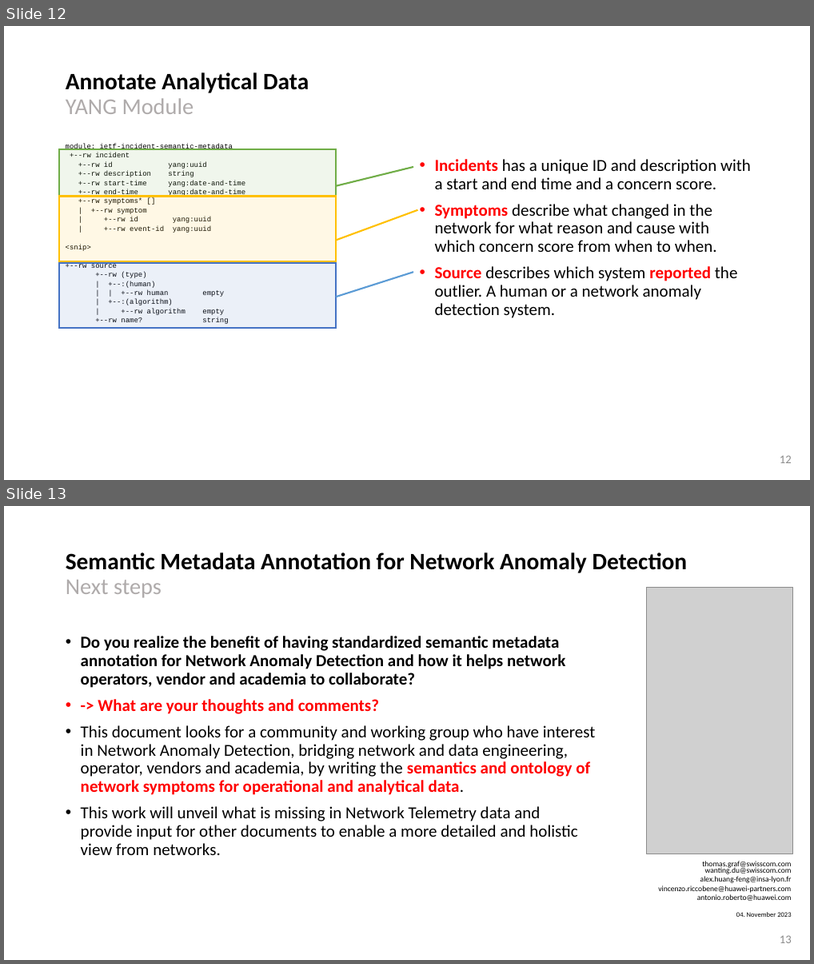
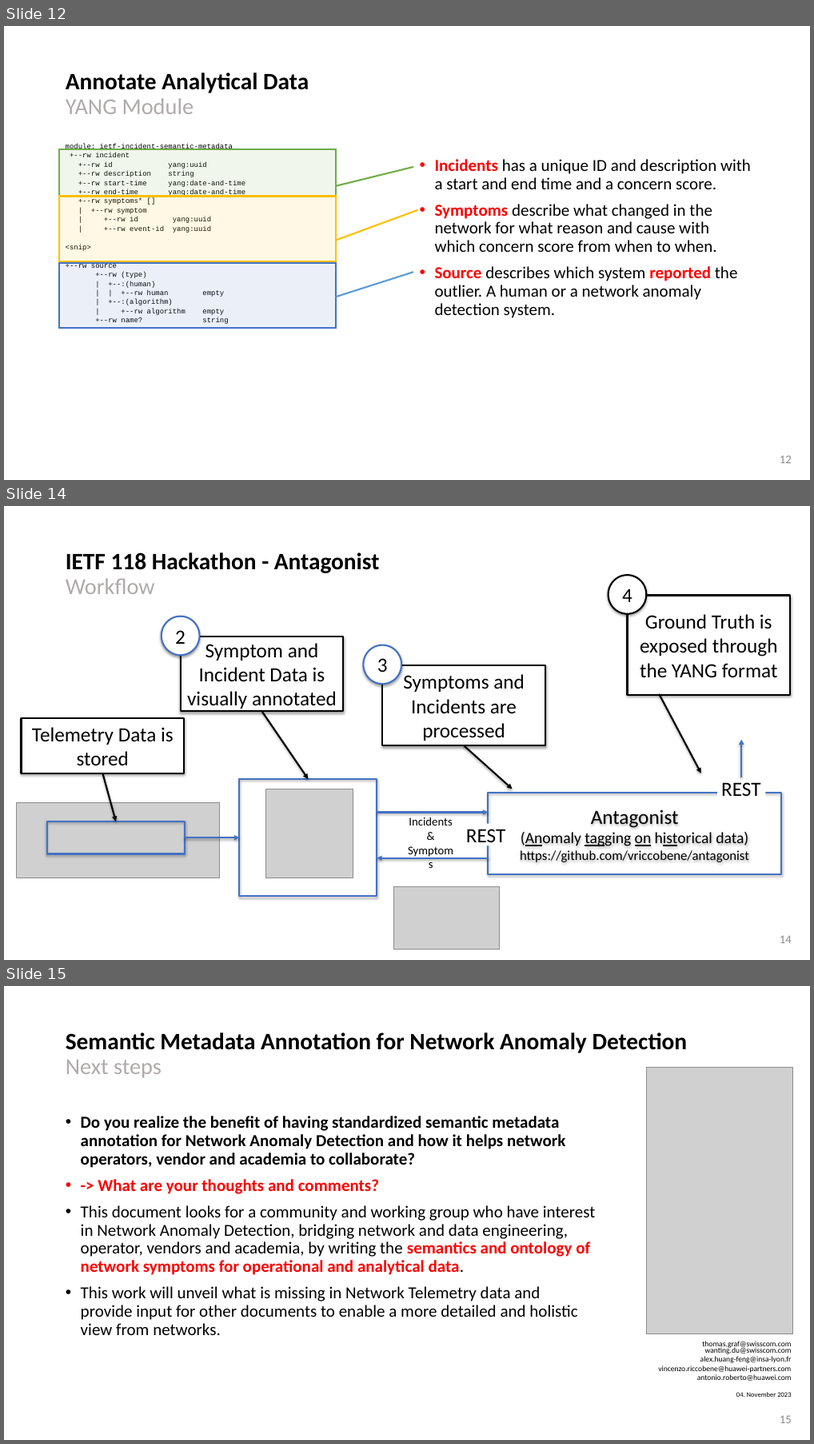
Before and after one commit to network-analytics/ietf-network-analytics-document-status, a slide deck: 118/NMRG/draft-netana-iepg-nmrg-network-anomaly-semantics-01.pptx. Shown one above the other, each under a label of ours: slides 12 and 13 before the commit, slides 12, 14 and 15 after it; the slides between them are not shown. The pictures are 814x964 and 814x1444 pixels, drawn with LibreOffice and Linux fonts; fonts in the diff are those of the drawing; grey boxes stand for pictures. Boxes give left, top, right and bottom in pixels: in the first picture for what was removed or moved away, otherwise in the second. Text is boxed around its words. In the diff, an @@ line names an element or a change of style, - is before the commit and + after.

```diff
--- a/118/NMRG/draft-netana-iepg-nmrg-network-anomaly-semantics-01.pptx
+++ b/118/NMRG/draft-netana-iepg-nmrg-network-anomaly-semantics-01.pptx
@@ slide 14 added at [4,506,810,960], background #FFFFFF @@
@@ title added at [66,552,380,594], 28 pt, text #000000, bold @@
+IETF 118 Hackathon - Antagonist
+Workflow
@@ ellipse added at [609,575,647,614], fill #FFFFFF, outline #000000 2 pt, 24 pt, text #000000 @@
+4
@@ rectangle added at [628,596,790,695], fill #FFFFFF, outline #000000 2 pt, 24 pt, text #000000 @@
+Ground Truth is exposed through the YANG format
@@ ellipse added at [162,616,199,655], fill #FFFFFF, outline #4472C4 2 pt, 24 pt, text #000000 @@
+2
@@ rectangle added at [181,636,343,711], fill #FFFFFF, outline #000000 2 pt, 24 pt, text #000000 @@
+Symptom and Incident Data is visually annotated
@@ ellipse added at [363,645,402,684], fill #FFFFFF, outline #4472C4 2 pt, 24 pt, text #000000 @@
+3
@@ rectangle added at [382,665,546,745], fill #FFFFFF, outline #000000 2 pt, 24 pt, text #000000 @@
+Symptoms and Incidents are processed
@@ arrow added from (660, 694) to (702, 772), #000000 2 pt @@
@@ rectangle added at [21,718,184,773], fill #FFFFFF, outline #000000 2 pt, 24 pt, text #000000 @@
+Telemetry Data is stored
@@ arrow added from (262, 711) to (308, 779), #000000 2 pt @@
@@ arrow added from (464, 745) to (513, 788), #000000 2 pt @@
@@ arrow added from (742, 777) to (742, 740), #4472C4 2 pt @@
@@ arrow added from (102, 772) to (116, 821), #000000 2 pt @@
@@ rectangle added at [239,779,378,896], outline #4472C4 2 pt @@
@@ picture added at [266,788,353,877] @@
@@ rectangle added at [489,792,782,875], outline #4472C4 2 pt, 16 pt, text #000000 @@
+Antagonist
+(Anomaly tagging on historical data)
+https://github.com/vriccobene/antagonist
@@ text added at [722,782,761,796], 24 pt, text #000000 @@
+REST
@@ picture added at [17,803,220,878] @@
@@ arrow added from (378, 812) to (489, 812), #4472C4 2 pt @@
@@ text added at [409,816,452,825], 14 pt, text #000000 @@
+Incidents
+&
+Symptoms
@@ rectangle added at [47,821,185,854], outline #4472C4 2 pt @@
@@ arrow added from (185, 837) to (239, 837), #4472C4 2 pt @@
@@ text added at [466,828,506,847], 24 pt, text #000000 @@
+REST
@@ arrow added from (489, 858) to (378, 858), #4472C4 2 pt @@
@@ picture added at [394,887,500,949] @@
@@ page number added at [780,935,792,943], 14 pt, text #8C8C8C @@
+14
@@ what was slide 13 is now slide 15 @@
@@ page number at [780,1415,792,1423]: text changed @@
-13
+15
```
Also in this commit, not shown: 1 other slide added, 1 other file.
